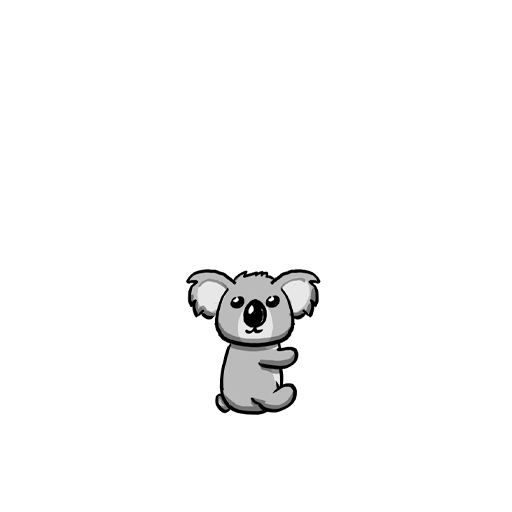
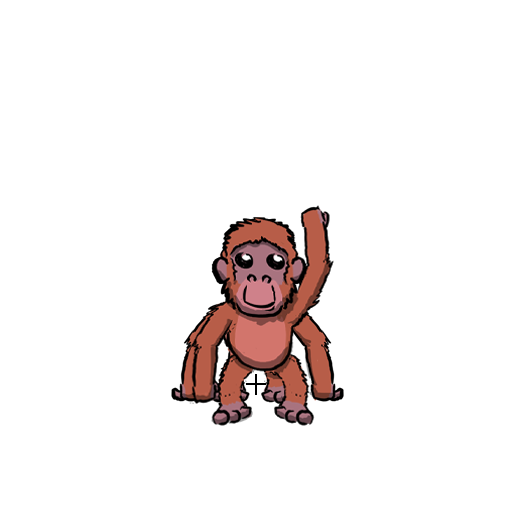
Revision of a layered w=512, h=512 image; what changed, layer by layer:
showed "crosshairs" over box(246, 374, 266, 395)
added layer "orangutan 2" above "orangutan 1" over box(184, 205, 334, 426)
added layer "orangutan 1" above "sloth 1" over box(171, 217, 344, 404)
hid "koala 2", moved it above "llama" over box(186, 268, 321, 415)
